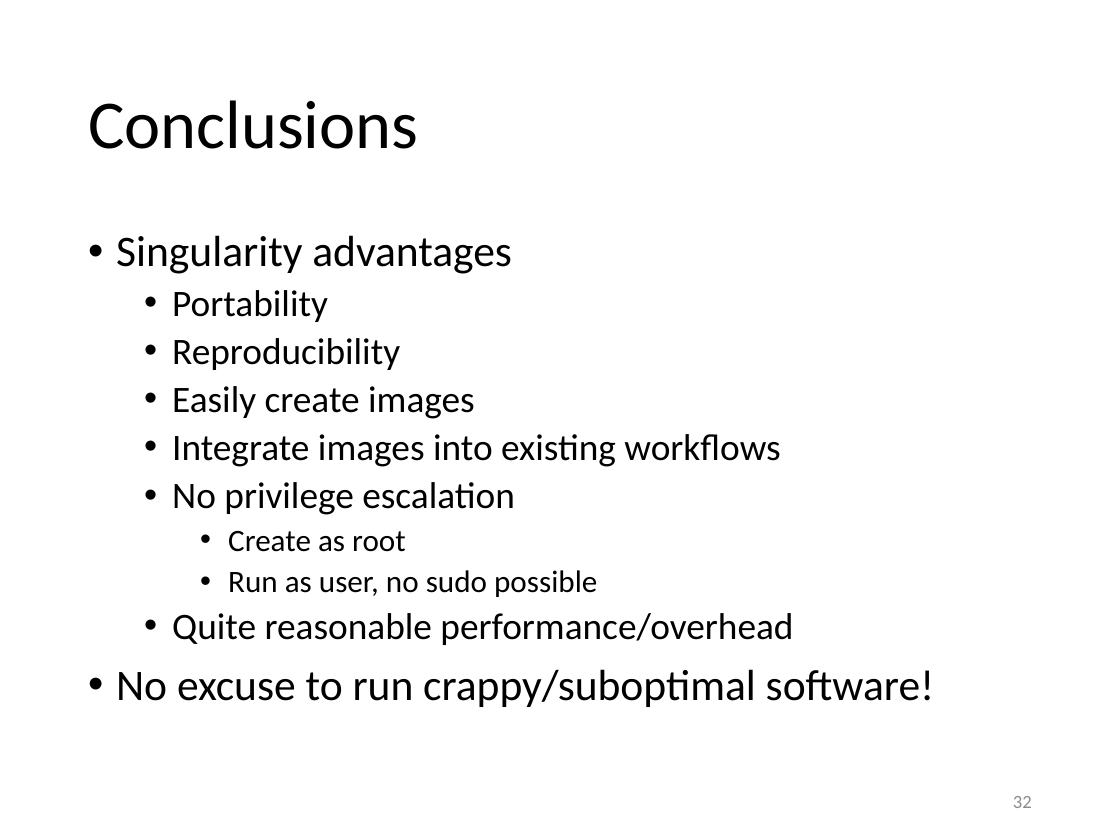
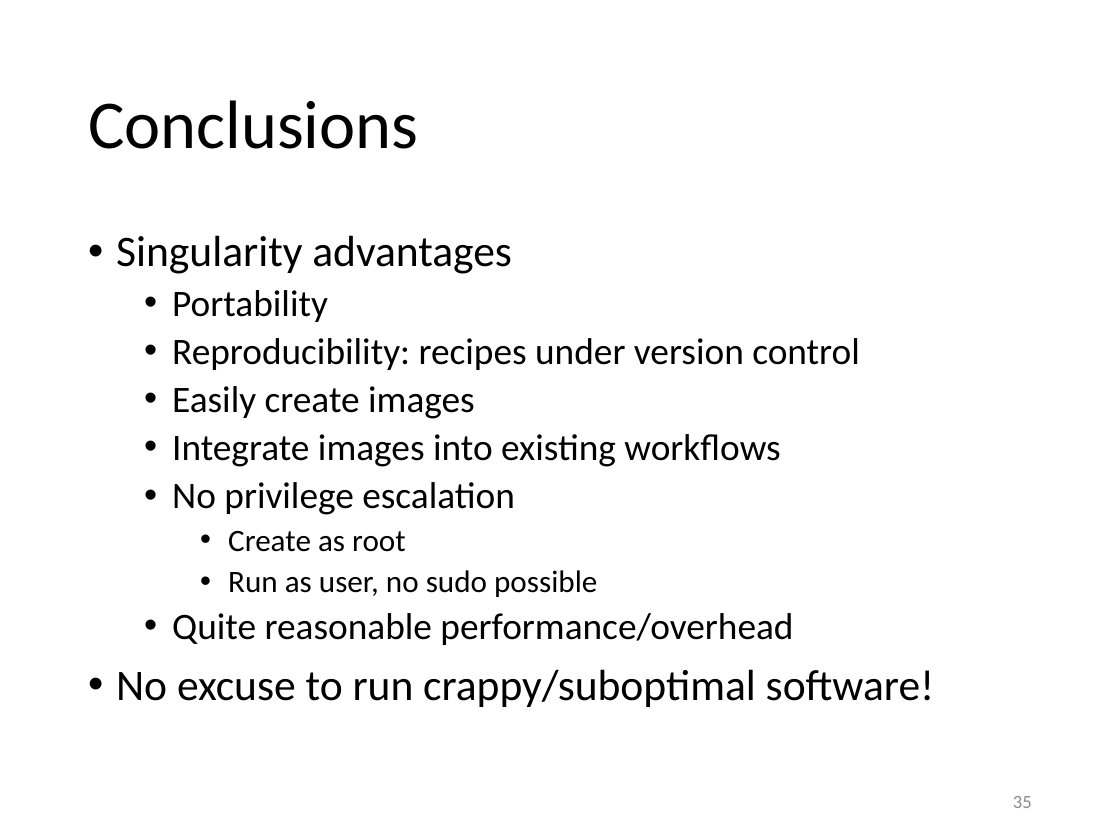
Before and after one commit to gjbex/training-material, a slide deck: slide 35 of Virtualization/singularity.pptx (slide 32 before the commit). Drawn at 1120x840 pixels with LibreOffice and Linux fonts; fonts in the diff are those of the drawing. Boxes give left, top, right and bottom in pixels: in the first picture for what was removed or moved away, otherwise in the second. Text is boxed around its words. In the diff, an @@ line names an element or a change of style, - is before the commit and + after.

```diff
--- a/Virtualization/singularity.pptx
+++ b/Virtualization/singularity.pptx
@@ text at <box>172,338,860,370</box>: text changed @@
-  • Reproducibility
+  • Reproducibility: recipes under version control
@@ page number at <box>1013,796,1032,808</box>: text changed @@
-32
+35
```
Also in this commit, not shown: 14 other slides changed, 4 slides added.
